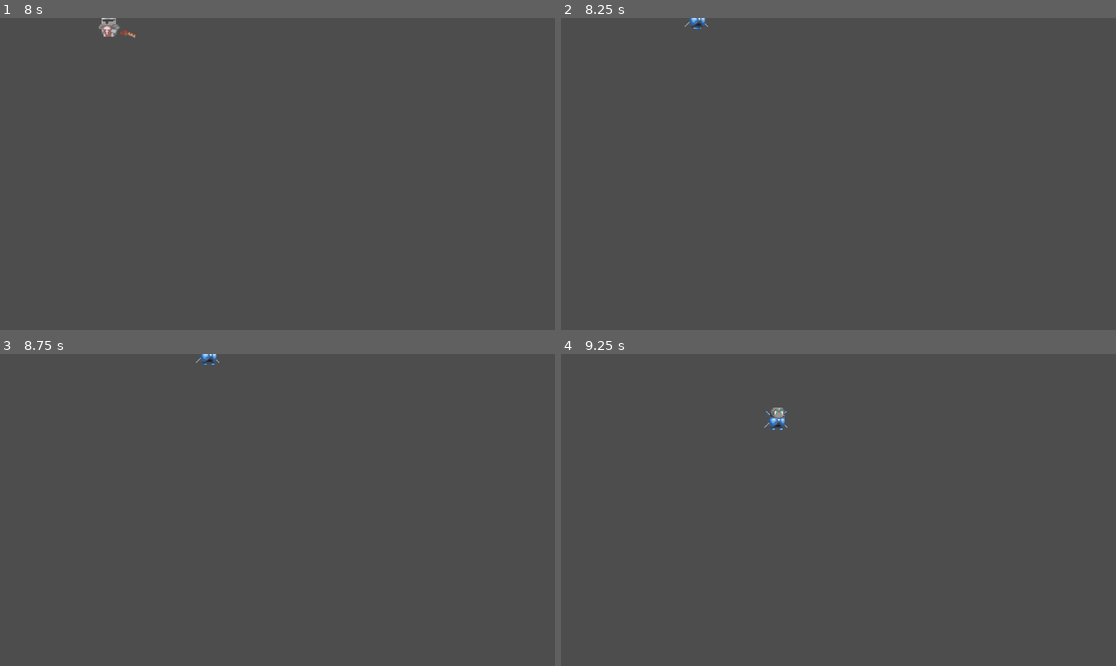
Above: before the commit, frames 1-4 (two rows, left to right).
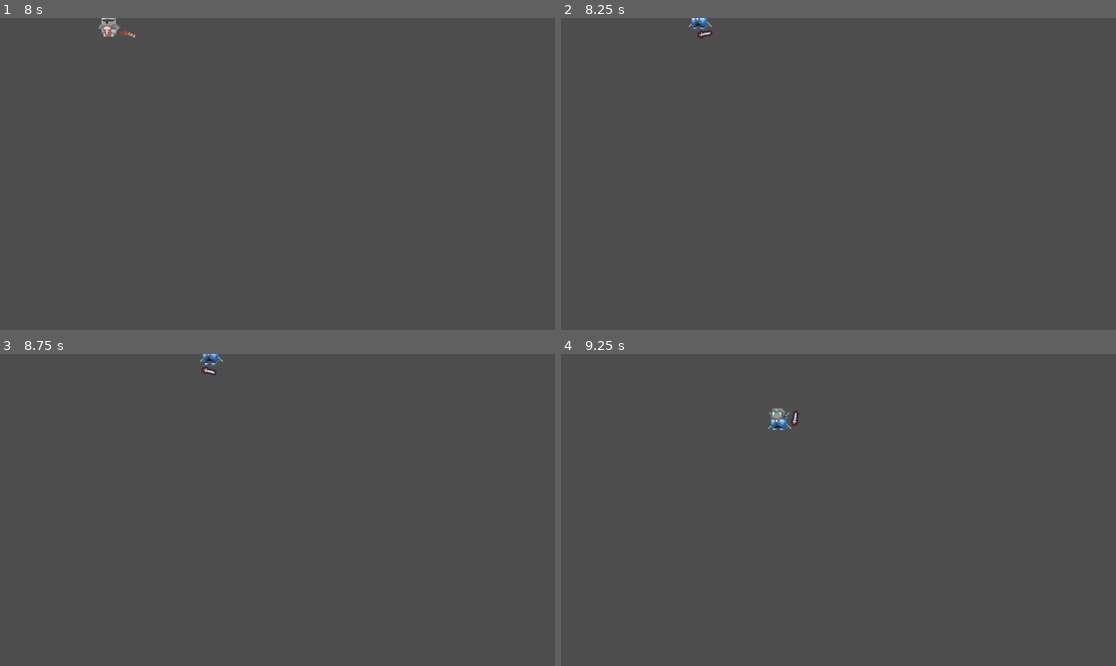
Above: after the commit, the same moments.

Repository: felixtjahyadi/halustudio
Game: Godot game, scene res://scenes/Utils/title.tscn
The game is run twice, just before and just after one commit, with the same random seed, the same clock (stepped at 60 frames per second) and the same inputs. Sound files missing from this copy of the repository are replaced by a short silence.
Inputs (mouse positions are in pixels of both pictures, inside the frame that each line leads up to):
- Up to frame 1 (8 s): click "Play" at 0.5 s; tap Enter at 1.25 s; move the mouse to (399, 158) at 1.27 s; hold D (right) 1.28-2.03 s; click (399, 158) at 1.35 s; tap Space (melee) at 1.55, 2.1, 3.05, 3.6, 4.55, 5.85, 7.35 s; move the mouse to (166, 189) at 2.02 s; hold S (down) 2.03-2.78 s; click (166, 189) at 2.3 s; move the mouse to (333, 105) at 2.77 s; hold D (right) 2.78-3.53 s; click (333, 105) at 2.85 s; move the mouse to (249, 236) at 3.52 s; hold W (up) 3.53-4.28 s; click (249, 236) at 3.8 s; move the mouse to (444, 220) at 4.27 s; hold A (left) 4.28-5.78 s; tap Q (swap) at 4.35 s; move the mouse to (111, 127) at 5.02 s; click (111, 127) at 5.1 s; move the mouse to (305, 174) at 5.77 s; hold S (down) 5.78-6.53 s; move the mouse to (194, 96) at 6.52 s; hold D (right) 6.53-7.28 s; click (194, 96) at 6.6 s; move the mouse to (399, 158) at 7.27 s; hold W (up) from 7.28 s (still down)
- Up to frame 2 (8.25 s): move the mouse to (727, 189) at 8.02 s; release W (up) at 8.03 s; hold D (right) from 8.03 s (still down); tap Q (swap) at 8.1 s
- Up to frame 3 (8.75 s): keep holding D (right); click (166, 525) at 8.3 s
- Up to frame 4 (9.25 s): move the mouse to (894, 441) at 8.77 s; release D (right) at 8.78 s; hold S (down) from 8.78 s (still down); click (894, 441) at 8.85 s; tap Space (melee) at 9.05 s

Frame 1 is identical in both runs. In frame 2, 0.1% of the frame differs, in the area x 22-28%, y 0-7%; in frame 3, 0.1%; in frame 4, 0.2%, in the area x 36-43%, y 17-25%.

Commit message:
Melee implemented

Diff:
--- a/scenes/Player/Archie.tscn
+++ b/scenes/Player/Archie.tscn
@@ -299,10 +299,9 @@
 texture_filter = 1
 sprite_frames = SubResource("SpriteFrames_vi1dm")
 animation = &"idle_left"
-frame = 1
+frame = 3
 
 [node name="CollisionShape2D" type="CollisionShape2D" parent="."]
-visible = false
 shape = SubResource("CapsuleShape2D_xfye0")
 
 [node name="AnimationPlayer" type="AnimationPlayer" parent="."]
@@ -311,6 +310,9 @@
 }
 
 [node name="AnimationTree" type="AnimationTree" parent="."]
+libraries = {
+"": SubResource("AnimationLibrary_cglmf")
+}
 tree_root = SubResource("AnimationNodeStateMachine_mp726")
 anim_player = NodePath("../AnimationPlayer")
 parameters/conditions/idle = false
--- a/scenes/Player/Morin.tscn
+++ b/scenes/Player/Morin.tscn
@@ -309,6 +309,9 @@
 }
 
 [node name="AnimationTree" type="AnimationTree" parent="." groups=["player"]]
+libraries = {
+"": SubResource("AnimationLibrary_cglmf")
+}
 tree_root = SubResource("AnimationNodeStateMachine_mp726")
 anim_player = NodePath("../AnimationPlayer")
 parameters/conditions/idle = false
--- a/scenes/Player/Reina.tscn
+++ b/scenes/Player/Reina.tscn
@@ -308,6 +308,9 @@
 }
 
 [node name="AnimationTree" type="AnimationTree" parent="." groups=["player"]]
+libraries = {
+"": SubResource("AnimationLibrary_cglmf")
+}
 tree_root = SubResource("AnimationNodeStateMachine_mp726")
 anim_player = NodePath("../AnimationPlayer")
 parameters/conditions/idle = false
--- a/scenes/Player/Wade.tscn
+++ b/scenes/Player/Wade.tscn
@@ -1,10 +1,11 @@
-[gd_scene load_steps=35 format=3 uid="uid://j2naauopbtkw"]
+[gd_scene load_steps=36 format=3 uid="uid://bnx5t715bgwxt"]
 
 [ext_resource type="Script" path="res://scripts/Character/Concrete/Wade.gd" id="1_6pyor"]
 [ext_resource type="Texture2D" uid="uid://c54kpimagwkd1" path="res://assets/Player/spritesheets/wade-idle-anim-sheet-flip.png" id="2_r0l7o"]
 [ext_resource type="Texture2D" uid="uid://b7ru6vl7xmymu" path="res://assets/Player/spritesheets/wade-idle-anim-sheet.png" id="3_5qkn2"]
 [ext_resource type="Texture2D" uid="uid://dwy8lb005ckrb" path="res://assets/Player/spritesheets/wade-walk-anim-sheet-flip.png" id="4_vlp5w"]
 [ext_resource type="Texture2D" uid="uid://bbce3le8tm6kp" path="res://assets/Player/spritesheets/wade-walk-anim-sheet.png" id="5_p52iv"]
+[ext_resource type="PackedScene" uid="uid://dnrw33143k5c2" path="res://scenes/Weapons/sword_ability/sword.tscn" id="6_vufsm"]
 
 [sub_resource type="AtlasTexture" id="AtlasTexture_x1a3n"]
 atlas = ExtResource("2_r0l7o")
@@ -291,7 +292,7 @@
 texture_filter = 1
 sprite_frames = SubResource("SpriteFrames_vi1dm")
 animation = &"idle_left"
-frame = 1
+frame = 3
 
 [node name="CollisionShape2D" type="CollisionShape2D" parent="."]
 shape = SubResource("CapsuleShape2D_xfye0")
@@ -302,9 +303,24 @@
 }
 
 [node name="AnimationTree" type="AnimationTree" parent="."]
+libraries = {
+"": SubResource("AnimationLibrary_cglmf")
+}
 tree_root = SubResource("AnimationNodeStateMachine_mp726")
 anim_player = NodePath("../AnimationPlayer")
 parameters/conditions/idle = false
 parameters/conditions/is_walking = false
 parameters/Idle/blend_position = 0.0
 parameters/Walk/blend_position = 0.0
+
+[node name="Sword" parent="." instance=ExtResource("6_vufsm")]
+scale = Vector2(2, 2)
+
+[node name="Sprite2D" parent="Sword" index="1"]
+position = Vector2(17.5, 0)
+
+[node name="CollisionShape2D" parent="Sword/Area2D" index="0"]
+position = Vector2(25.5, -2)
+
+[editable path="Sword"]
+[editable path="Sword/Area2D"]
--- a/scenes/Player/player.tscn
+++ b/scenes/Player/player.tscn
@@ -1,8 +1,7 @@
-[gd_scene load_steps=22 format=3 uid="uid://bky7hirsru46f"]
+[gd_scene load_steps=21 format=3 uid="uid://bky7hirsru46f"]
 
 [ext_resource type="Script" path="res://scripts/player.gd" id="1_7cii0"]
 [ext_resource type="Texture2D" uid="uid://cprcas524dhbt" path="res://assets/Player/apple.png" id="1_w788x"]
-[ext_resource type="PackedScene" uid="uid://dnrw33143k5c2" path="res://scenes/Weapons/sword_ability/sword.tscn" id="3_em1pk"]
 [ext_resource type="PackedScene" uid="uid://bjdcaaumh0fhj" path="res://scenes/Utils/hurt_box.tscn" id="3_m30x5"]
 [ext_resource type="Texture2D" uid="uid://c7wnglkox06uh" path="res://assets/Object/coin.png" id="5_cnse2"]
 [ext_resource type="Texture2D" uid="uid://bq38uuoqahboy" path="res://assets/Icon/hp_bar.png" id="5_n86ik"]
@@ -77,18 +76,15 @@
 sprite_frames = SubResource("SpriteFrames_rygh0")
 animation = &"idle"
 
-[node name="Weapon" type="Node2D" parent="AnimatedSprite2D"]
-
-[node name="Sword" parent="AnimatedSprite2D/Weapon" instance=ExtResource("3_em1pk")]
-position = Vector2(12, 0)
-
 [node name="Camera2D" type="Camera2D" parent="."]
 
 [node name="CollisionShape2D" type="CollisionShape2D" parent="."]
+visible = false
 position = Vector2(0.333333, 3.66667)
 shape = SubResource("CircleShape2D_nwelv")
 
 [node name="HurtBox" parent="." instance=ExtResource("3_m30x5")]
+visible = false
 collision_layer = 2
 collision_mask = 2
 HurtBoxType = 2
@@ -108,6 +104,7 @@
 wait_time = 0.075
 
 [node name="DetectionArea" type="Area2D" parent="."]
+visible = false
 collision_layer = 4
 collision_mask = 4
 monitorable = false
--- a/scenes/Skill/Shoot/Projectile/arrow.tscn
+++ b/scenes/Skill/Shoot/Projectile/arrow.tscn
@@ -10,7 +10,7 @@
 [sub_resource type="RectangleShape2D" id="RectangleShape2D_mmbsm"]
 size = Vector2(25, 67)
 
-[node name="Bullet" type="RigidBody2D"]
+[node name="Bullet2" type="RigidBody2D"]
 collision_layer = 4
 collision_mask = 4
 gravity_scale = 0.0
--- a/scenes/Skill/Shoot/Projectile/bullet.tscn
+++ b/scenes/Skill/Shoot/Projectile/bullet.tscn
@@ -2,10 +2,10 @@
 
 [ext_resource type="Script" path="res://scenes/Skill/Shoot/Projectile/bullet.gd" id="1_5pcpg"]
 [ext_resource type="Texture2D" uid="uid://djcsm80dw7bfo" path="res://assets/Projectile/bullet.png" id="1_mkki0"]
-[ext_resource type="PackedScene" path="res://scenes/Skill/Shoot/Projectile/ProjectileArea.tscn" id="3_cgyq3"]
+[ext_resource type="PackedScene" uid="uid://emkxyu0tsty1" path="res://scenes/Skill/Shoot/Projectile/ProjectileArea.tscn" id="3_cgyq3"]
 
 [sub_resource type="RectangleShape2D" id="RectangleShape2D_vjhcy"]
-size = Vector2(128, 64)
+size = Vector2(140, 64)
 
 [node name="Bullet" type="RigidBody2D"]
 collision_layer = 4
--- a/scenes/Weapons/sword_ability/sword.tscn
+++ b/scenes/Weapons/sword_ability/sword.tscn
@@ -1,8 +1,9 @@
-[gd_scene load_steps=8 format=3 uid="uid://dnrw33143k5c2"]
+[gd_scene load_steps=10 format=3 uid="uid://dnrw33143k5c2"]
 
 [ext_resource type="Script" path="res://scripts/Weapons/sword.gd" id="1_2d7kx"]
 [ext_resource type="Texture2D" uid="uid://dsbkswvn32l7b" path="res://scenes/Weapons/sword_ability/sword.png" id="2_gc11q"]
 [ext_resource type="PackedScene" uid="uid://3fk3erokqos" path="res://scenes/Utils/hit_box.tscn" id="3_06152"]
+[ext_resource type="PackedScene" uid="uid://emkxyu0tsty1" path="res://scenes/Skill/Shoot/Projectile/ProjectileArea.tscn" id="4_s5icj"]
 
 [sub_resource type="Animation" id="Animation_bbos3"]
 length = 0.001
@@ -69,6 +70,9 @@
 [sub_resource type="RectangleShape2D" id="RectangleShape2D_puxeo"]
 size = Vector2(8, 13.75)
 
+[sub_resource type="RectangleShape2D" id="RectangleShape2D_8cqad"]
+size = Vector2(27, 11.5)
+
 [node name="Sword" type="Node2D"]
 script = ExtResource("1_2d7kx")
 
@@ -92,3 +96,13 @@
 rotation = -3.14159
 shape = SubResource("RectangleShape2D_puxeo")
 disabled = true
+
+[node name="Area2D" parent="." instance=ExtResource("4_s5icj")]
+
+[node name="CollisionShape2D" parent="Area2D" index="0"]
+position = Vector2(8.25, -1.99999)
+shape = SubResource("RectangleShape2D_8cqad")
+
+[connection signal="animation_finished" from="AnimationPlayer" to="." method="_on_animation_player_animation_finished"]
+
+[editable path="Area2D"]
--- a/scripts/Character/Concrete/Wade.gd
+++ b/scripts/Character/Concrete/Wade.gd
@@ -1 +1,11 @@
 extends MeleeCharacter
+
+@onready var weapon: Node2D = get_node("Sword")
+
+func _process(delta):
+	var mouse_direction: Vector2 = (get_global_mouse_position() - global_position).normalized()
+	weapon.rotation = mouse_direction.angle()
+	if weapon.scale.y == 2 and mouse_direction.x<0:
+		weapon.scale.y = -2
+	elif weapon.scale.y == -2 and mouse_direction.x>0:
+		weapon.scale.y = 2
--- a/scripts/Weapons/sword.gd
+++ b/scripts/Weapons/sword.gd
@@ -3,14 +3,21 @@
 
 @onready var hitbox_component = $Sprite2D/HitboxComponent
 @onready var animation_component = $AnimationPlayer
+@onready var slice_hitbox = $Area2D/CollisionShape2D
 
 func _ready():
 	animation_component = $AnimationPlayer
 	animation_component.stop()
+	slice_hitbox.disabled = true
 
 func _process(delta):
 	handle_sword()
 
 func handle_sword():
-	if Input.is_action_just_pressed("melee"):
+	if Input.is_action_just_pressed("click"):
+		slice_hitbox.disabled = false
 		animation_component.play()
+
+func _on_animation_player_animation_finished(anim_name):
+	if anim_name == "swing":
+		slice_hitbox.disabled = true
Not shown: 1 places in scenes/Player/Reina.tscn that only renumber resources
Not shown: 1 places in scenes/Skill/Shoot/Projectile/arrow.tscn that only renumber resources
